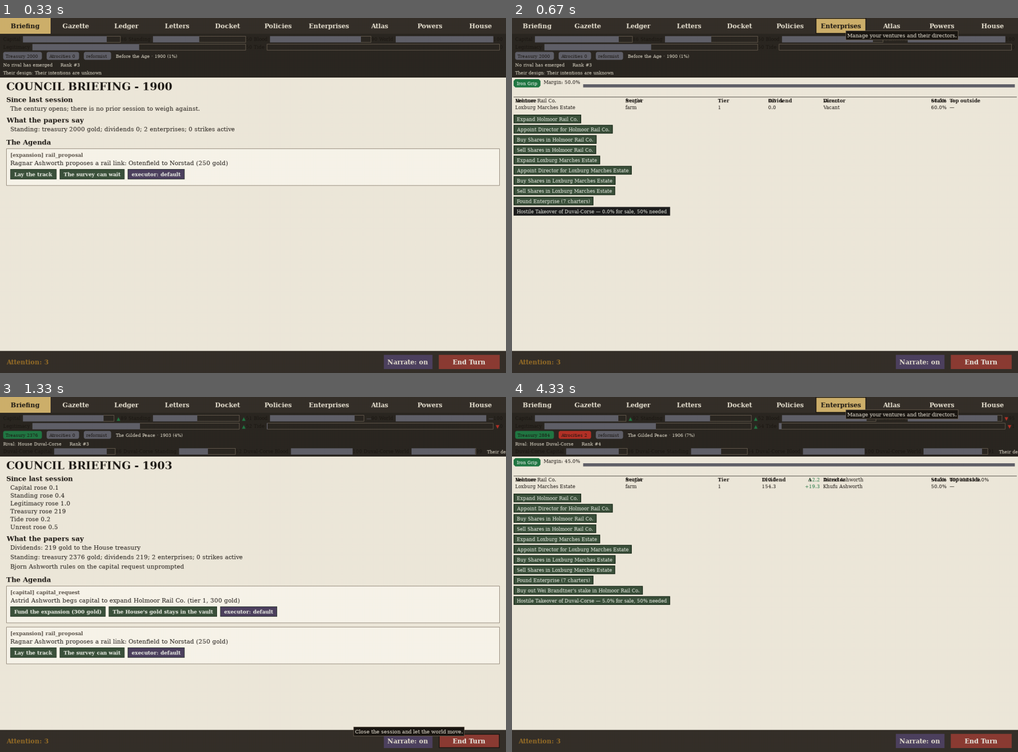
Above: before the commit, frames 1-4 (two rows, left to right).
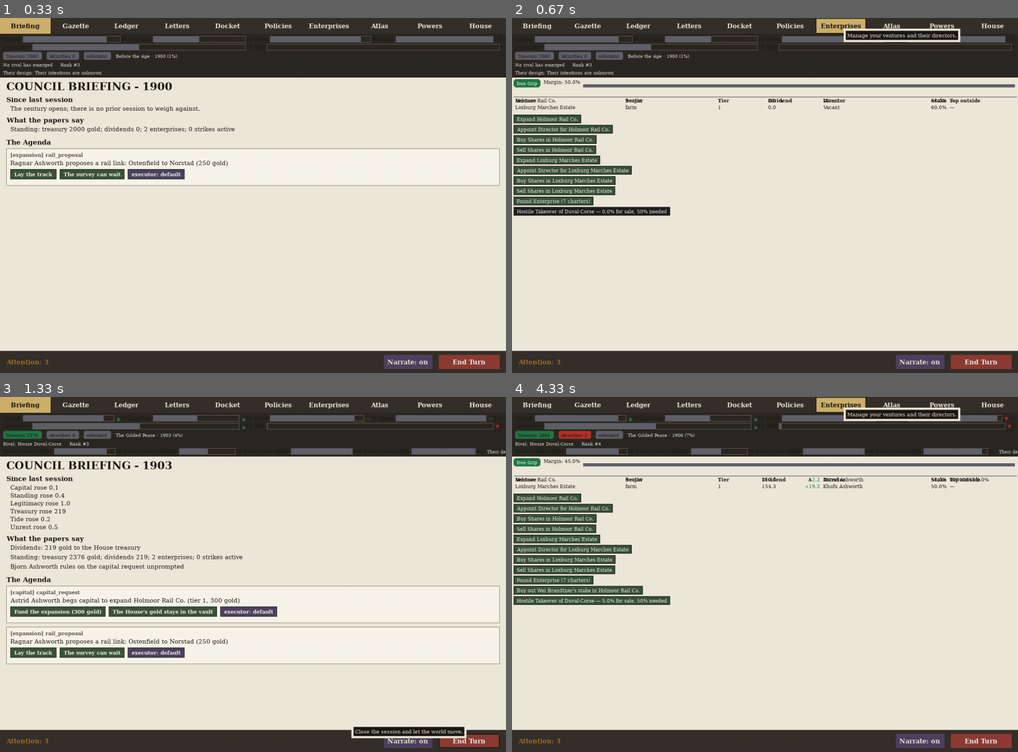
Above: after the commit, the same moments.

Repository: civersen222/Guilded-Age
Game: pygame game, started from gilded/__main__.py
Same seed, same stepped clock (60 frames per second), same inputs: the game is played once before the commit and once after it.
Inputs (mouse positions are in pixels of both pictures, inside the frame that each line leads up to):
- Up to frame 1 (0.33 s): no input
- Up to frame 2 (0.67 s): click "Enterprises" at 0.38 s
- Up to frame 3 (1.33 s): click "End Turn" at 0.72 s; click "End Turn" at 1.05 s
- Up to frame 4 (4.33 s): click "Enterprises" at 1.38 s; click "End Turn" at 1.72 s; click (739, 666) at 2.05 s; click "End Turn" at 2.38 s; click (694, 499) at 2.72 s; click "Enterprises" at 4.05 s

Frame 1 is identical in both runs. In frame 2, 0.3% of the frame differs, in the area x 65-89%, y 3-7%; in frame 3, 0.2%; in frame 4, 0.3%.

Commit message:
I6f: restore tooltip band fill from 3ab22eb, expand tooltip_rect to include band padding

Diff:
--- a/gilded/tests/test_ui_broadsheet.py
+++ b/gilded/tests/test_ui_broadsheet.py
@@ -4301,8 +4301,8 @@
             assert screen.contains(v.tooltip_rect), (
                 f"{tab}: the tooltip for {region.action} is drawn partly "
                 f"off-screen at {v.tooltip_rect} (screen is {screen})")
-            fill = surf.get_at((v.tooltip_rect.left + 4,
-                                v.tooltip_rect.top + 4))[:3]
+            fill = surf.get_at((v.tooltip_rect.left + 8,
+                                v.tooltip_rect.top + 8))[:3]
             assert fill == INK, (
                 f"{tab}: the tooltip panel for {region.action} was never "
                 f"painted -- the pixel inside {v.tooltip_rect} is {fill}, "
--- a/gilded/ui/broadsheet.py
+++ b/gilded/ui/broadsheet.py
@@ -943,8 +943,19 @@
                     surface.blit(surf_t, (rect.left + pad, cy))
                     cy += line_h
                 surface.set_clip(old_clip)
+                # Save tooltip pixels, fill 5px band with PAPER_BG so pre-existing
+                # page content doesn't bleed into the tooltip border, then restore.
+                tooltip_surf = pygame.Surface(rect.size, pygame.SRCALPHA)
+                tooltip_surf.blit(surface, (0, 0), rect)
+                band = pygame.Rect(
+                    max(0, rect.left - 5), max(0, rect.top - 5),
+                    min(surface.get_width(), rect.right + 5) - max(0, rect.left - 5),
+                    min(surface.get_height(), rect.bottom + 5) - max(0, rect.top - 5),
+                )
+                surface.fill(PAPER_BG, band)
+                surface.blit(tooltip_surf, rect.topleft)
                 self.tooltip_text = text
-                self.tooltip_rect = rect
+                self.tooltip_rect = band
 
     def _draw_tab_bar(self, surface) -> None:
         pygame.draw.rect(surface, TAB_BG, (0, 0, self._w, TAB_H))
@@ -2162,9 +2173,9 @@
 
         treasury = self.game.houses[self.house].treasury
         shown = len(counterparties)
-        sub = body.render(f"{shown} counterparties:", True, (130, 130, 120))
+        sub = body.render(f"{shown} counterparties:", True, (160, 160, 140))
         surface.blit(sub, (PAD, y))
-        y += body.get_height() + 6
+        y += body.get_height() + 4
 
         for cp, ladder in ladder_data:
             if y > content.bottom - 80:
